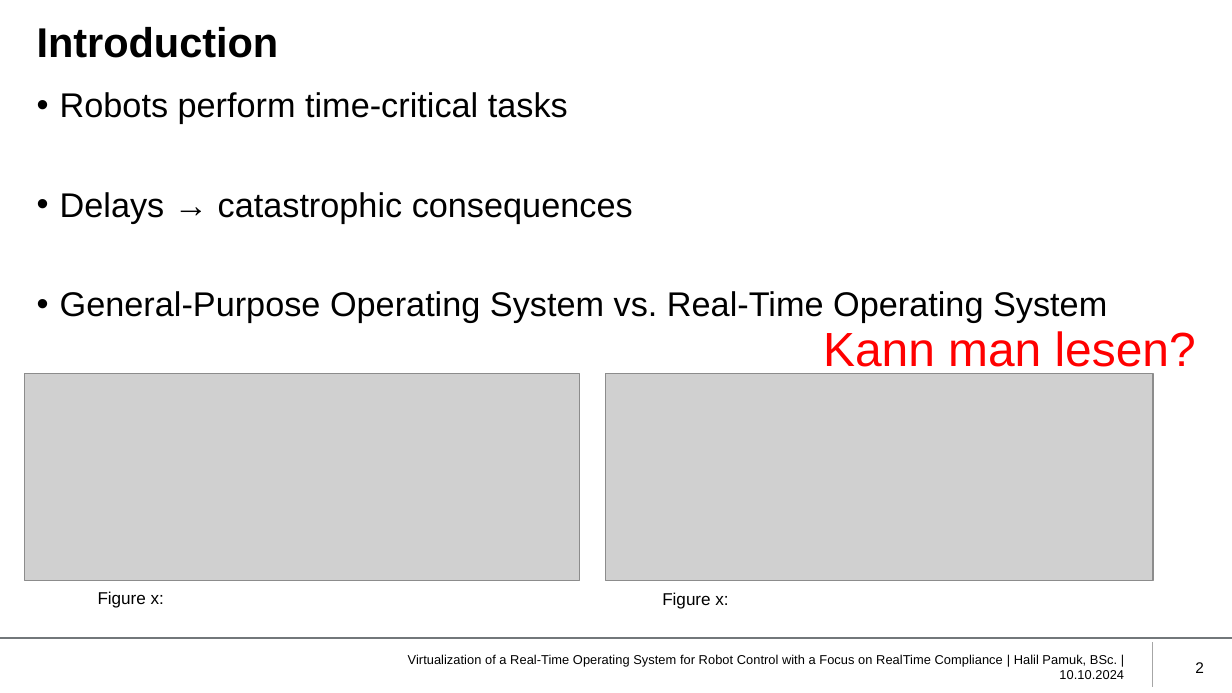
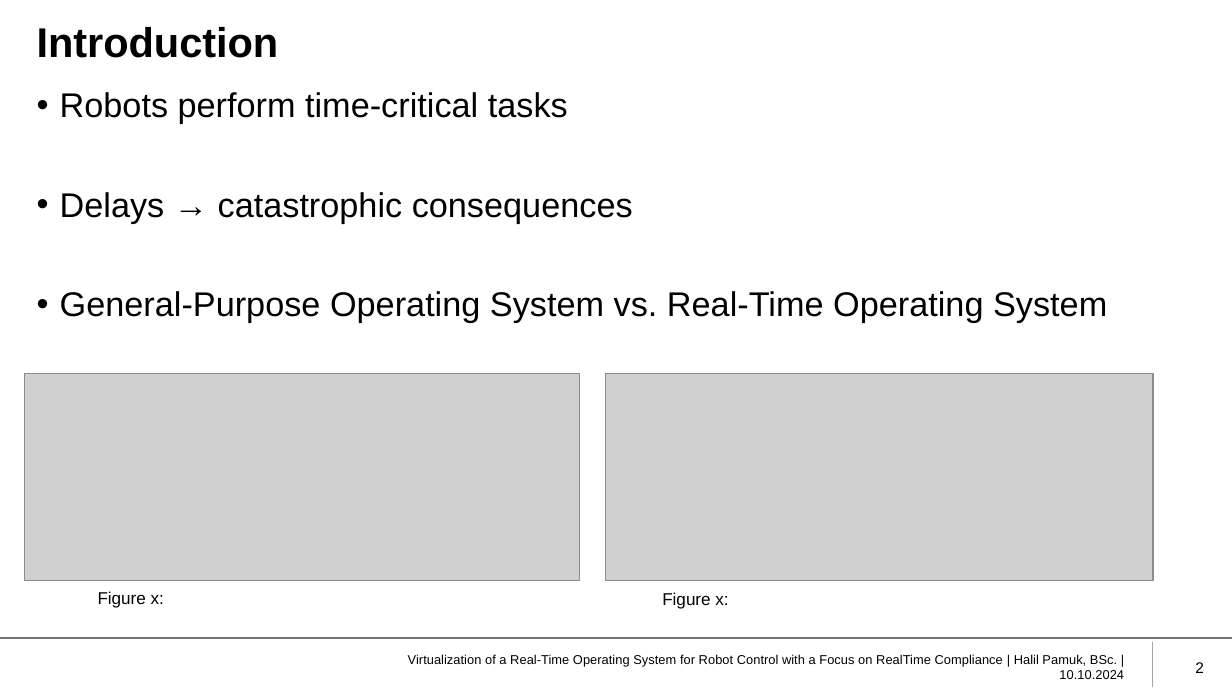
Before and after one commit to HIP24/Masterarbeit, a slide deck: slide 2 of Masterprüfung/Presentation/Presentation.pptx. Drawn at 1232x693 pixels with LibreOffice and Linux fonts; fonts in the diff are those of the drawing; grey boxes stand for pictures; background and template pictures are left out. Boxes give left, top, right and bottom in pixels: in the first picture for what was removed or moved away, otherwise in the second. Text is boxed around its words. In the diff, an @@ line names an element or a change of style, - is before the commit and + after.

Commit message:
Abstand

```diff
--- a/Masterprüfung/Presentation/Presentation.pptx
+++ b/Masterprüfung/Presentation/Presentation.pptx
@@ text removed at [823,331,1196,375] @@
-Kann man lesen?
```
